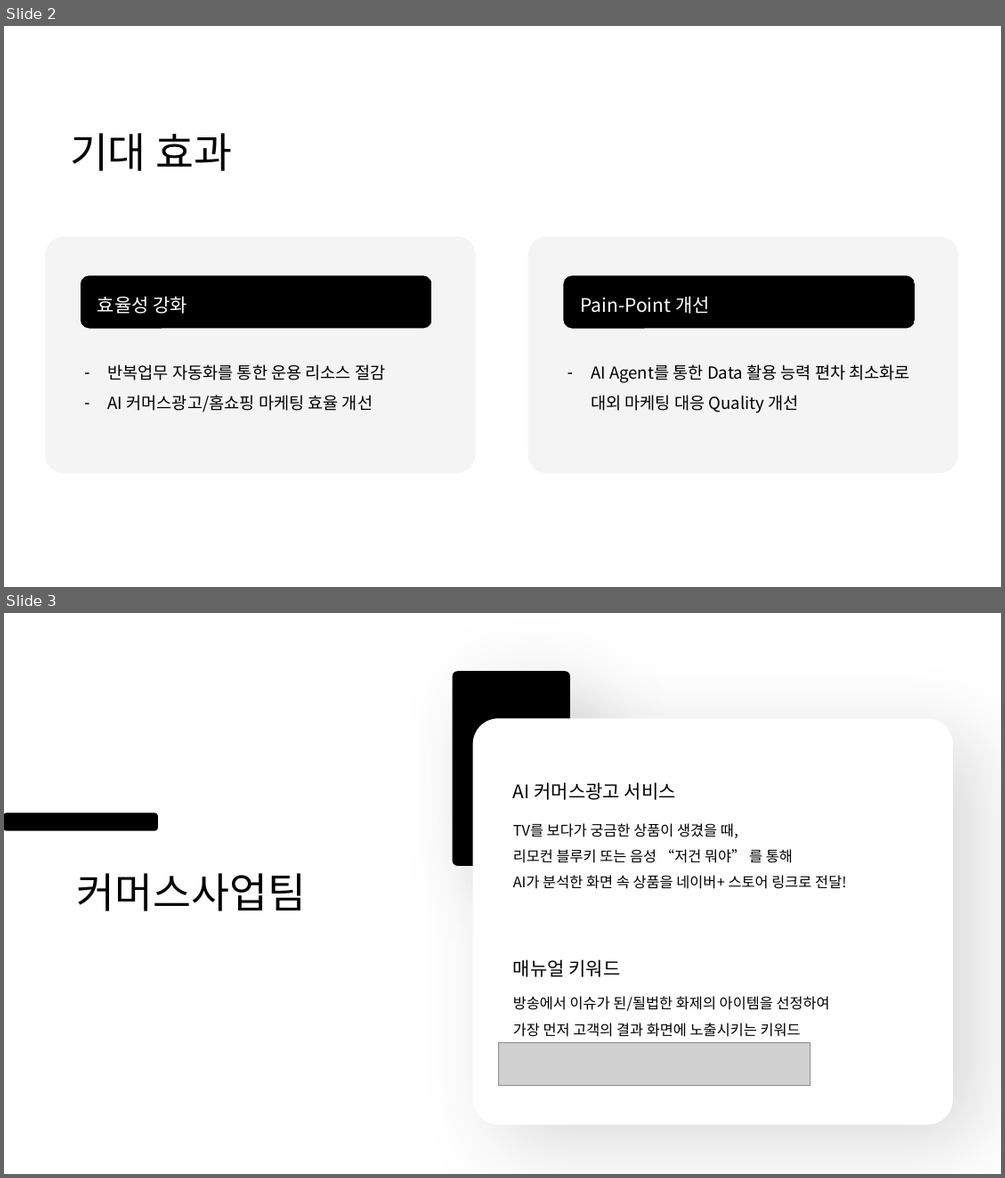
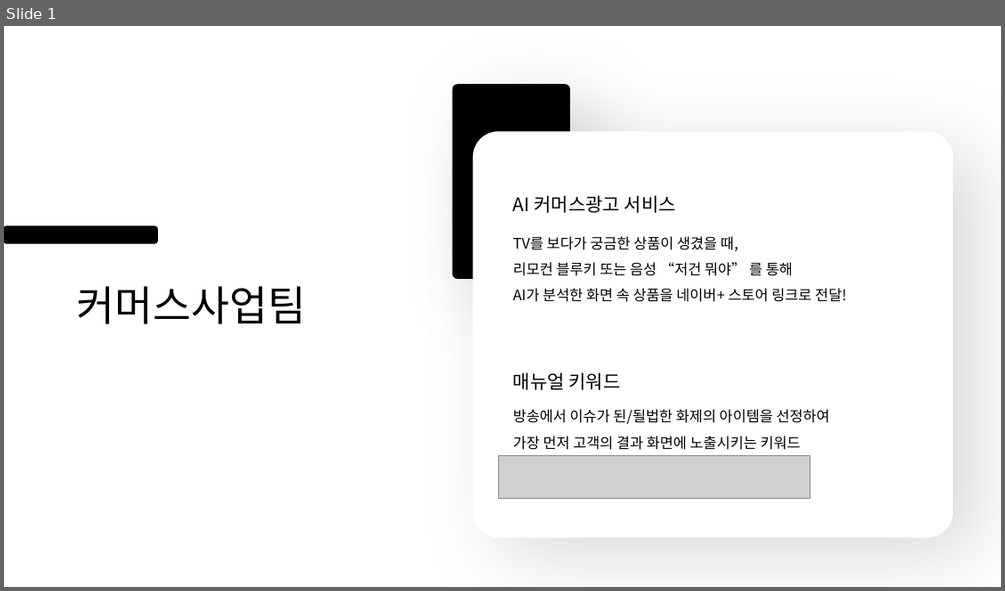
Before and after one commit to Kwon-YoungEun/commerce-keyword-agent, a slide deck: As-is.pptx. Shown one above the other, each under a label of ours: slides 2 and 3 before the commit, slide 1 after it. The pictures are 1005x1178 and 1005x591 pixels, drawn with LibreOffice and Linux fonts; fonts in the diff are those of the drawing; grey boxes stand for pictures. Boxes give left, top, right and bottom in pixels: in the first picture for what was removed or moved away, otherwise in the second. Text is boxed around its words. In the diff, an @@ line names an element or a change of style, - is before the commit and + after.

```diff
--- a/As-is.pptx
+++ b/As-is.pptx
@@ slide 2 removed at [4,26,1001,587], background #FFFFFF @@
@@ text removed at [70,133,232,171] @@
-기대 효과
@@ rounded rectangle removed at [45,236,476,473] @@
@@ rounded rectangle removed at [528,236,959,473] @@
@@ rounded rectangle removed at [81,276,432,328] @@
@@ rounded rectangle removed at [563,276,914,328] @@
@@ text removed at [97,296,188,313] @@
-효율성 강화
@@ text removed at [581,296,710,313] @@
-Pain-Point 개선
@@ text removed at [108,364,385,412] @@
-– 반복업무 자동화를 통한 운용 리소스 절감
-– AI 커머스광고/홈쇼핑 마케팅 효율 개선
@@ text removed at [591,364,911,413] @@
-– AI Agent를 통한 Data 활용 능력 편차 최소화로
-  대외 마케팅 대응 Quality 개선
@@ what was slide 3 is now slide 1 @@
```
Also in this commit, not shown: 1 other slide removed, 1 other file.
